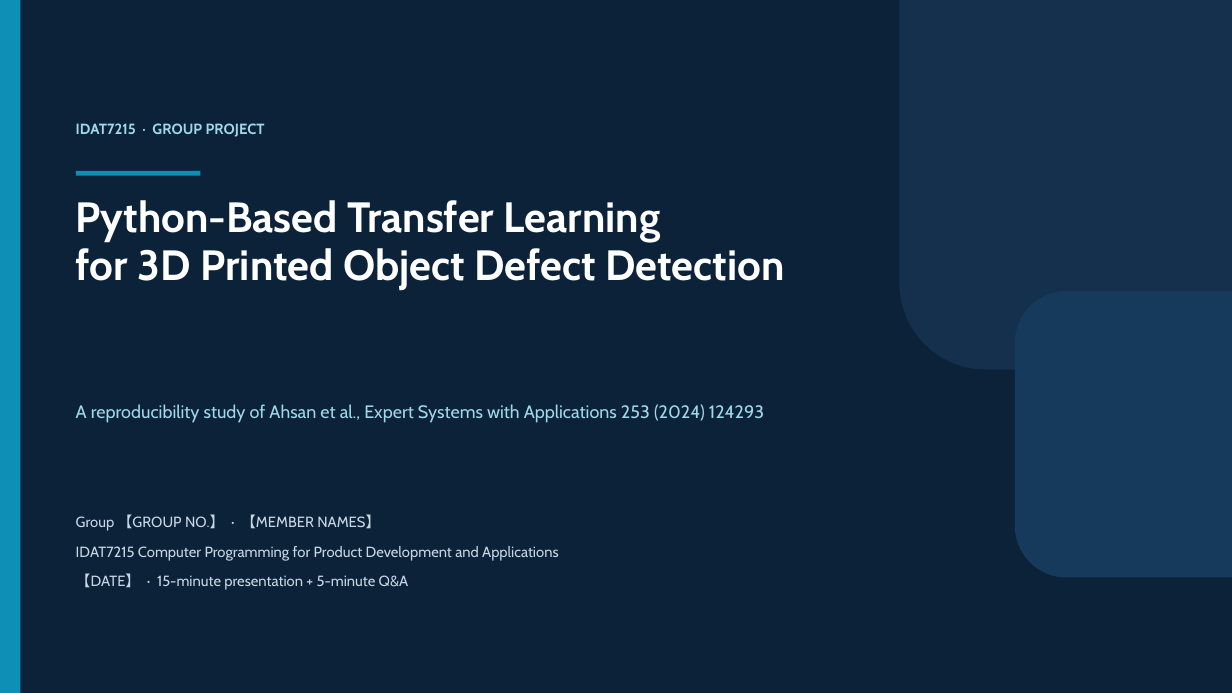
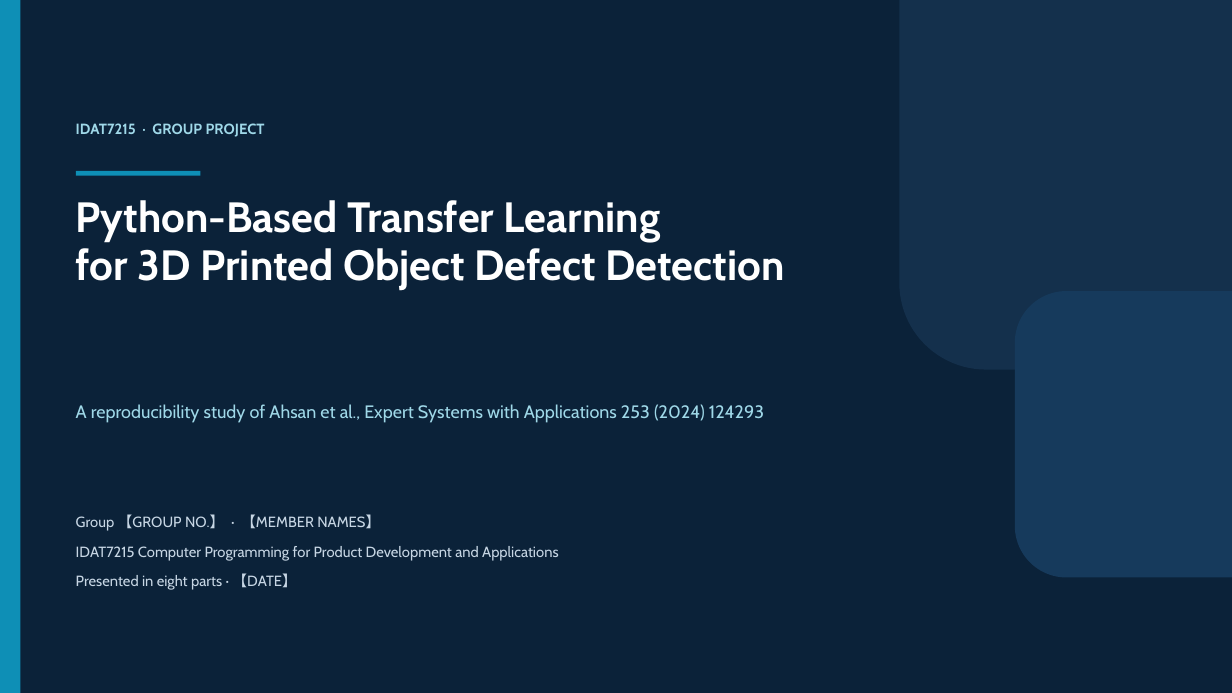
Before and after one commit to Zheyi-D/am-defect-tl, a slide deck: slide 1 of reports/slides_draft.pptx. Drawn at 1232x693 pixels with LibreOffice and Linux fonts; fonts in the diff are those of the drawing. Boxes give left, top, right and bottom in pixels: in the first picture for what was removed or moved away, otherwise in the second. Text is boxed around its words. In the diff, an @@ line names an element or a change of style, - is before the commit and + after.

Commit message:
chore(slides): promote the 23-page eight-presenter deck to reports/slides_draft.pptx

```diff
--- a/reports/slides_draft.pptx
+++ b/reports/slides_draft.pptx
@@ text at box(76, 573, 296, 590): text changed @@
-【DATE】 · 15-minute presentation + 5-minute Q&A
+Presented in eight parts · 【DATE】
```
Also in this commit, not shown: 5 other slides changed, 17 slides added, 20 slides removed, 1 other file.
